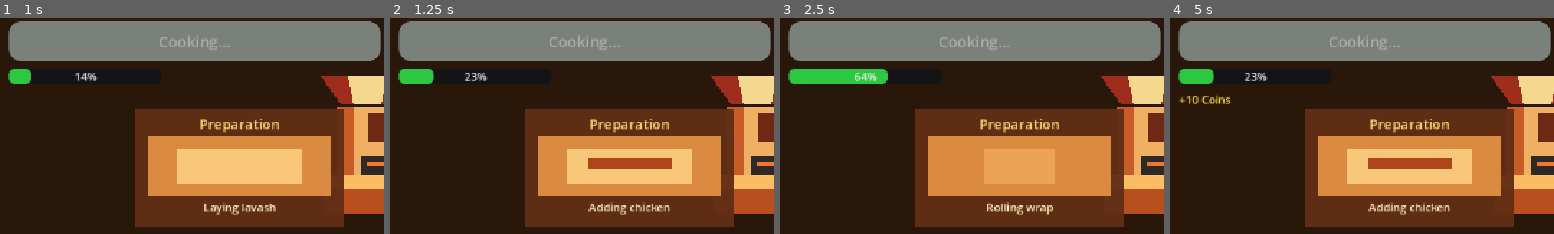
Above: before the commit, frames 1-4 (left to right).
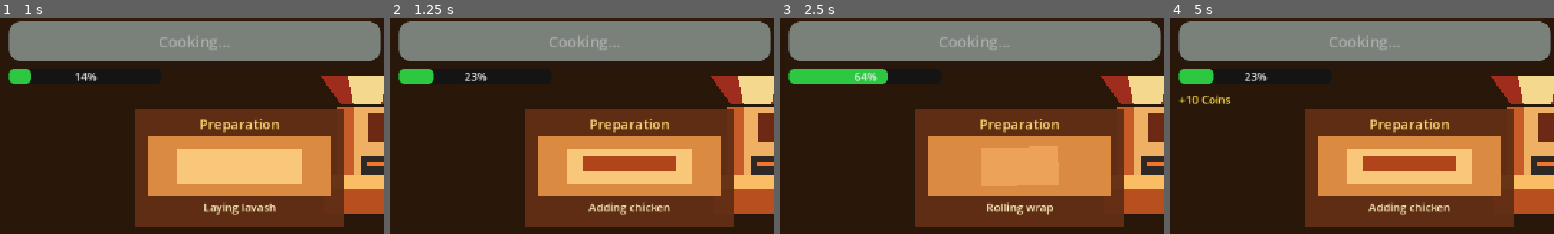
Above: after the commit, the same moments.

Repository: pyto159/ShawarmaEmpire
Game: Godot game, scene res://Scenes/Main.tscn
The game is run twice, just before and just after one commit, with the same random seed, the same clock (stepped at 60 frames per second) and the same inputs.
Inputs:
- Up to frame 1 (1 s): click "Prepare" at 0.5 s
- Up to frame 2 (1.25 s): no input
- Up to frame 3 (2.5 s): click "Better Grill 50 Coins" at 1.25 s; click "Better Grill 50 Coins" at 2 s
- Up to frame 4 (5 s): click "Better Grill 50 Coins" at 2.75 s; click "Prepare" at 4.25 s
The pictures show only the part of the screen within x 0-50%, y 13-63%; the shares and areas given below are measured in that part.

Frame 1 is identical in both runs. In frame 2, 0.6% of the frame differs, in the area x 50-75%, y 63-71%; in frame 3, 0.6%, in the area x 52-73%, y 59-78%; in frame 4, 0.6%.

Commit message:
Polish ingredient placement animation

Diff:
--- a/shawarma-empire/Scripts/Stand/PreparationTable.gd
+++ b/shawarma-empire/Scripts/Stand/PreparationTable.gd
@@ -7,6 +7,14 @@
 const SAUCE_STEP_PROGRESS: float = 0.4
 const ROLL_STEP_PROGRESS: float = 0.6
 const COMPLETE_STEP_PROGRESS: float = 0.8
+const INGREDIENT_APPEAR_SCALE: Vector2 = Vector2(0.7, 0.7)
+const INGREDIENT_SETTLE_SCALE: Vector2 = Vector2.ONE
+const INGREDIENT_BOUNCE_SCALE: Vector2 = Vector2(1.08, 1.08)
+const INGREDIENT_APPEAR_SECONDS: float = 0.09
+const INGREDIENT_SETTLE_SECONDS: float = 0.05
+const INGREDIENT_DELAY_SECONDS: float = 0.025
+const INGREDIENT_ROTATION_DEGREES: float = 5.0
+
 
 @export var cooking_stand_path: NodePath
 
@@ -20,6 +28,7 @@
 
 var _cooking_stand: CookingStand
 var _hide_timer: Timer = Timer.new()
+var _ingredient_tweens: Dictionary = {}
 
 
 func _ready() -> void:
@@ -27,7 +36,8 @@
 	_configure_hide_timer()
 	_resolve_configured_cooking_stand()
 	_connect_cooking_stand_signals()
-	_show_progress_step(LAVASH_STEP_PROGRESS)
+	_configure_ingredient_pivots()
+	_hide_all_ingredients()
 
 
 func _exit_tree() -> void:
@@ -93,15 +103,89 @@
 		_cooking_stand.cooking_cancelled.disconnect(_on_cooking_cancelled)
 
 
-func _show_progress_step(progress: float) -> void:
+func _configure_ingredient_pivots() -> void:
+	for ingredient_node: Control in [_lavash, _meat, _sauce, _rolled_shawarma]:
+		ingredient_node.pivot_offset = ingredient_node.size * 0.5
+
+
+func _show_progress_step(progress: float, animate_ingredients: bool = true) -> void:
 	var safe_progress: float = clampf(progress, 0.0, 1.0)
 	var is_rolled: bool = safe_progress >= ROLL_STEP_PROGRESS
-	_lavash.visible = not is_rolled and safe_progress >= LAVASH_STEP_PROGRESS
-	_meat.visible = not is_rolled and safe_progress >= MEAT_STEP_PROGRESS
-	_sauce.visible = not is_rolled and safe_progress >= SAUCE_STEP_PROGRESS
-	_rolled_shawarma.visible = is_rolled
+	_set_ingredient_visible(_lavash, not is_rolled and safe_progress >= LAVASH_STEP_PROGRESS, 0, animate_ingredients)
+	_set_ingredient_visible(_meat, not is_rolled and safe_progress >= MEAT_STEP_PROGRESS, 1, animate_ingredients)
+	_set_ingredient_visible(_sauce, not is_rolled and safe_progress >= SAUCE_STEP_PROGRESS, 2, animate_ingredients)
+	_set_ingredient_visible(_rolled_shawarma, is_rolled, 3, animate_ingredients)
 	_complete_label.visible = safe_progress >= COMPLETE_STEP_PROGRESS
 	_update_status_label(safe_progress)
+
+
+func _set_ingredient_visible(ingredient_node: Control, should_show: bool, sequence_index: int, animate_ingredient: bool) -> void:
+	if not should_show:
+		_stop_ingredient_tween(ingredient_node)
+		_reset_ingredient_transform(ingredient_node)
+		ingredient_node.visible = false
+		return
+
+	if ingredient_node.visible:
+		return
+
+	ingredient_node.visible = true
+	if animate_ingredient:
+		_play_ingredient_appear_animation(ingredient_node, sequence_index)
+	else:
+		_reset_ingredient_transform(ingredient_node)
+
+
+func _play_ingredient_appear_animation(ingredient_node: Control, sequence_index: int) -> void:
+	_stop_ingredient_tween(ingredient_node)
+	ingredient_node.scale = INGREDIENT_APPEAR_SCALE
+	ingredient_node.rotation_degrees = _get_ingredient_start_rotation(sequence_index)
+
+	var tween: Tween = create_tween()
+	_ingredient_tweens[ingredient_node] = tween
+	tween.set_trans(Tween.TRANS_BACK)
+	tween.set_ease(Tween.EASE_OUT)
+	if sequence_index > 0:
+		tween.tween_interval(INGREDIENT_DELAY_SECONDS * sequence_index)
+	tween.tween_property(ingredient_node, "scale", INGREDIENT_BOUNCE_SCALE, INGREDIENT_APPEAR_SECONDS)
+	tween.parallel().tween_property(ingredient_node, "rotation_degrees", 0.0, INGREDIENT_APPEAR_SECONDS)
+	tween.tween_property(ingredient_node, "scale", INGREDIENT_SETTLE_SCALE, INGREDIENT_SETTLE_SECONDS)
+	tween.finished.connect(_on_ingredient_tween_finished.bind(ingredient_node))
+
+
+func _get_ingredient_start_rotation(sequence_index: int) -> float:
+	if sequence_index % 2 == 0:
+		return -INGREDIENT_ROTATION_DEGREES
+
+	return INGREDIENT_ROTATION_DEGREES
+
+
+func _stop_ingredient_tween(ingredient_node: Control) -> void:
+	if not _ingredient_tweens.has(ingredient_node):
+		return
+
+	var tween: Tween = _ingredient_tweens[ingredient_node]
+	if tween != null and tween.is_valid():
+		tween.kill()
+	_ingredient_tweens.erase(ingredient_node)
+
+
+func _reset_ingredient_transform(ingredient_node: Control) -> void:
+	ingredient_node.scale = INGREDIENT_SETTLE_SCALE
+	ingredient_node.rotation_degrees = 0.0
+
+
+func _hide_all_ingredients() -> void:
+	for ingredient_node: Control in [_lavash, _meat, _sauce, _rolled_shawarma]:
+		_stop_ingredient_tween(ingredient_node)
+		_reset_ingredient_transform(ingredient_node)
+		ingredient_node.visible = false
+	_complete_label.visible = false
+
+
+func _on_ingredient_tween_finished(ingredient_node: Control) -> void:
+	_ingredient_tweens.erase(ingredient_node)
+	_reset_ingredient_transform(ingredient_node)
 
 
 func _update_status_label(progress: float) -> void:
@@ -120,14 +204,15 @@
 func _reset_table() -> void:
 	_hide_timer.stop()
 	visible = false
-	_show_progress_step(LAVASH_STEP_PROGRESS)
+	_hide_all_ingredients()
+	_update_status_label(LAVASH_STEP_PROGRESS)
 
 
 func _on_cooking_started(_order: Order) -> void:
 	_hide_timer.stop()
 	_title_label.text = "Preparation"
+	visible = true
 	_show_progress_step(LAVASH_STEP_PROGRESS)
-	visible = true
 
 
 func _on_cooking_progress_changed(_order: Order, _remaining_seconds: float, progress: float) -> void:
